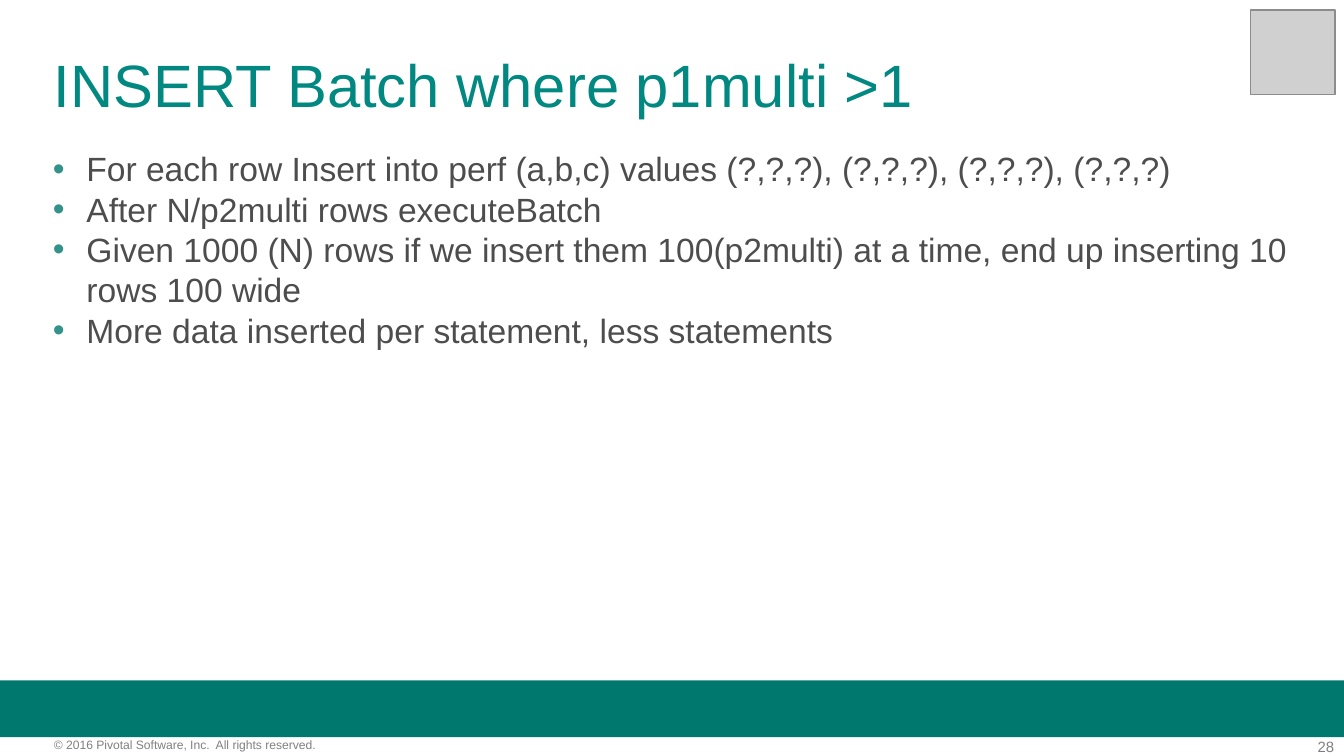
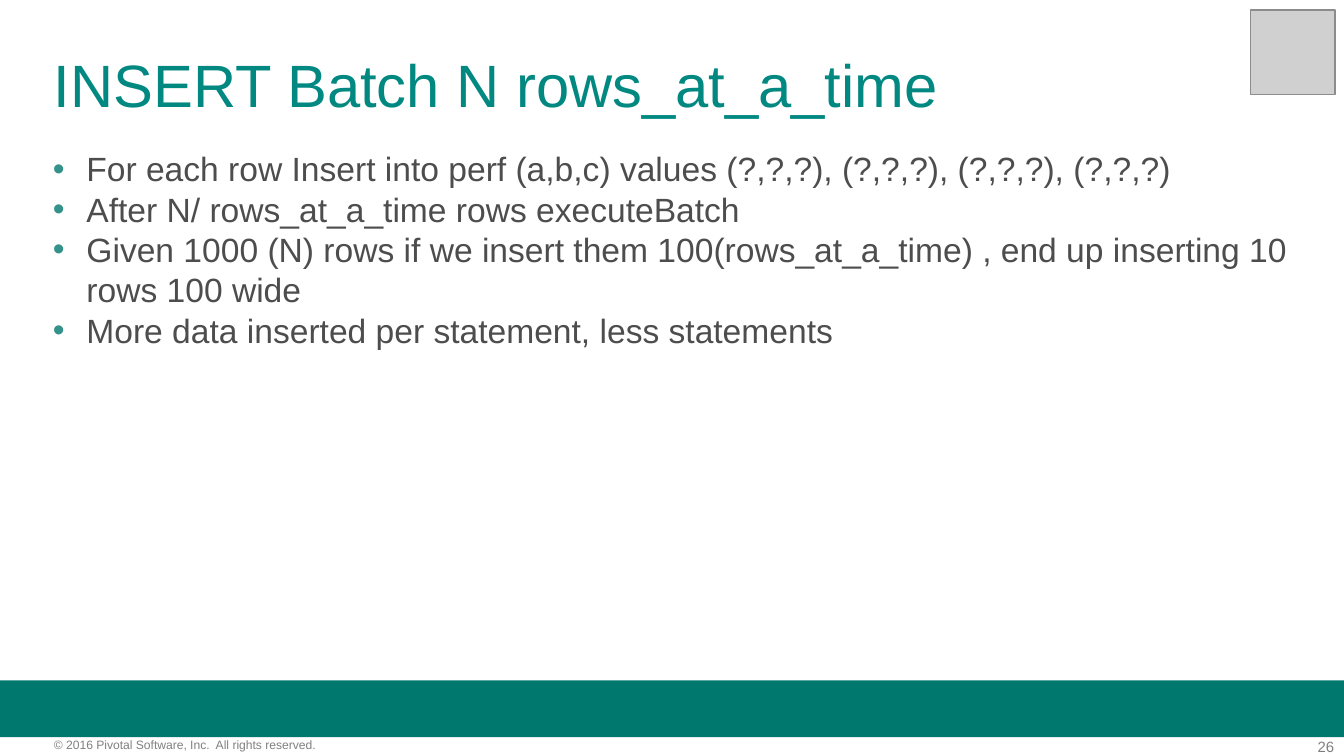
Before and after one commit to davecramer/presentations, a slide deck: slide 26 of JDBC Performance.pptx (slide 28 before the commit). Drawn at 1344x756 pixels with LibreOffice and Linux fonts; fonts in the diff are those of the drawing; grey boxes stand for pictures; background and template pictures are left out. Boxes give left, top, right and bottom in pixels: in the first picture for what was removed or moved away, otherwise in the second. Text is boxed around its words. In the diff, an @@ line names an element or a change of style, - is before the commit and + after.

```diff
--- a/JDBC Performance.pptx
+++ b/JDBC Performance.pptx
@@ text at [54,63,938,118]: text changed @@
-INSERT Batch where p1multi >1
+INSERT Batch N rows_at_a_time
@@ text at [86,197,1286,303]: text changed @@
-• After N/p2multi rows executeBatch
-• Given 1000 (N) rows if we insert them 100(p2multi) at a time, end up inserting 10 rows 100 wide
+• After N/ rows_at_a_time rows executeBatch
+• Given 1000 (N) rows if we insert them 100(rows_at_a_time) , end up inserting 10 rows 100 wide
```
Also in this commit, not shown: 26 other slides changed, 2 slides added, 2 slides removed, 1 other file.
